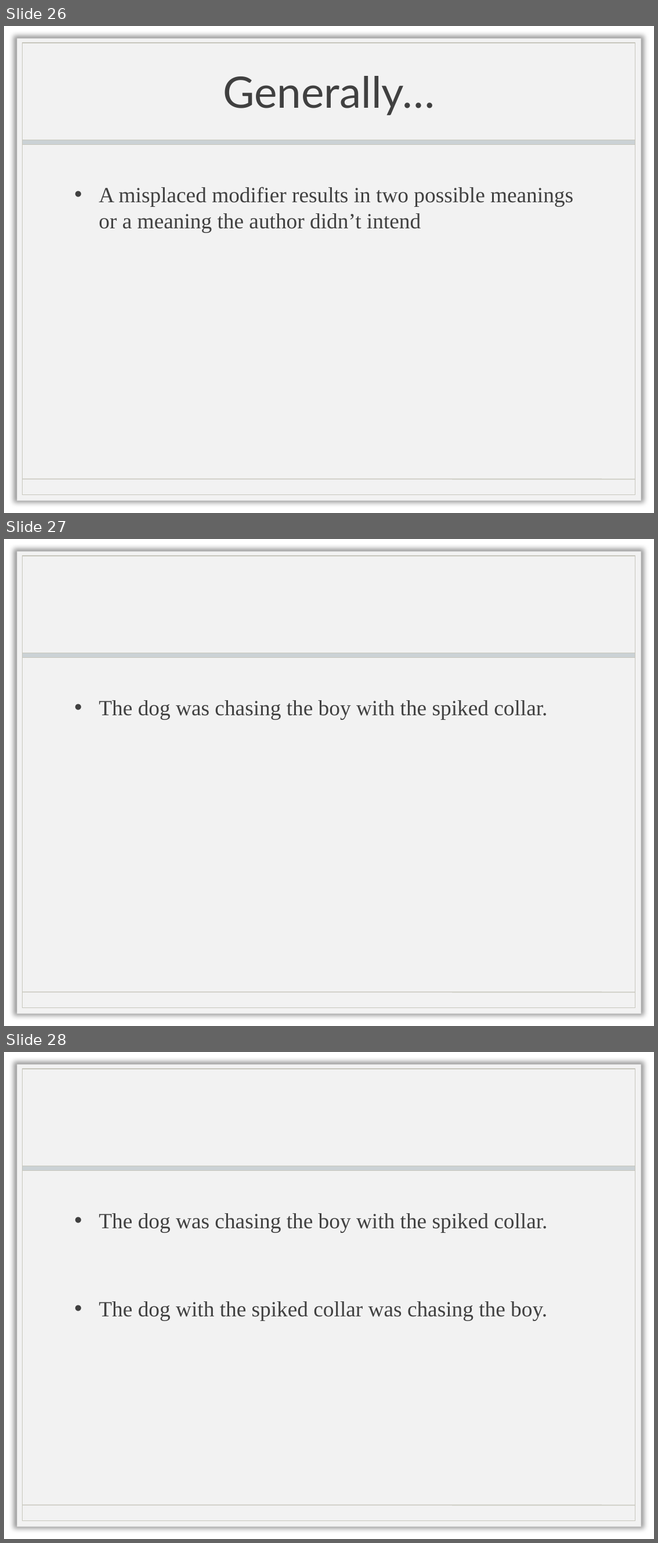
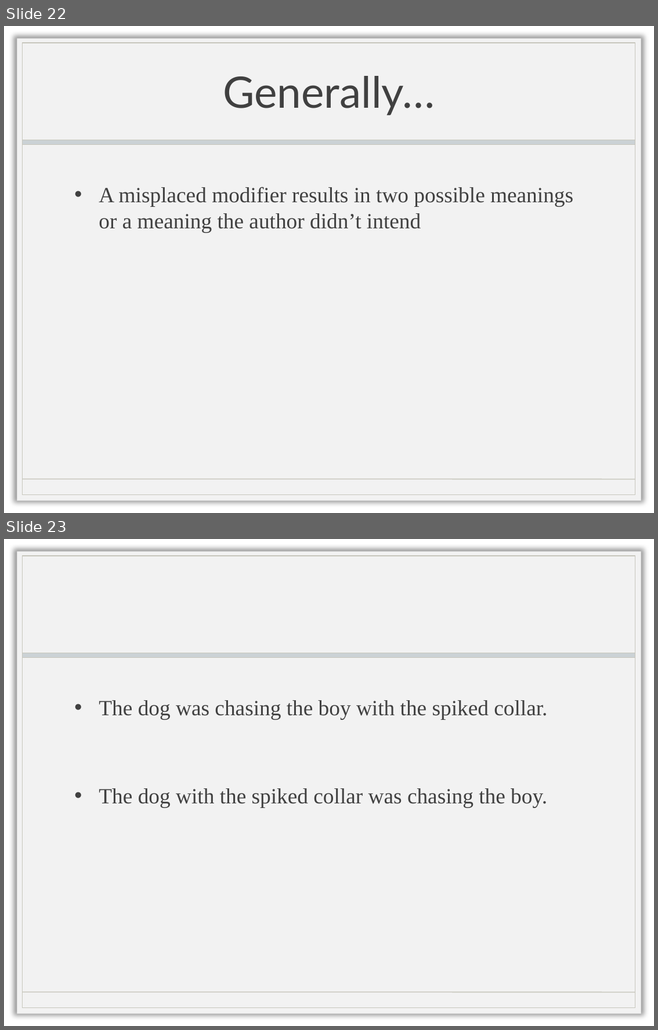
Before and after one commit to doctorlam/tecm4190, a slide deck: readings/4190_grammar.pptx. Shown one above the other, each under a label of ours: slides 26, 27 and 28 before the commit, slides 22 and 23 after it. The pictures are 658x1543 and 658x1030 pixels, drawn with LibreOffice and Linux fonts; fonts in the diff are those of the drawing; background and template pictures are left out. Boxes give left, top, right and bottom in pixels: in the first picture for what was removed or moved away, otherwise in the second. Text is boxed around its words. In the diff, an @@ line names an element or a change of style, - is before the commit and + after.

```diff
--- a/readings/4190_grammar.pptx
+++ b/readings/4190_grammar.pptx
@@ slide 27 removed at [4,539,654,1026], background picture (left out); not listed: 4 template elements that a slide beside it also shows @@
@@ text removed at [99,700,547,719] @@
-• The dog was chasing the boy with the spiked collar.
@@ what was slide 26 is now slide 22 @@
@@ what was slide 28 is now slide 23 @@
```
Also in this commit, not shown: 8 slides changed, 2 slides added, 2 other slides removed, 2 other files.
